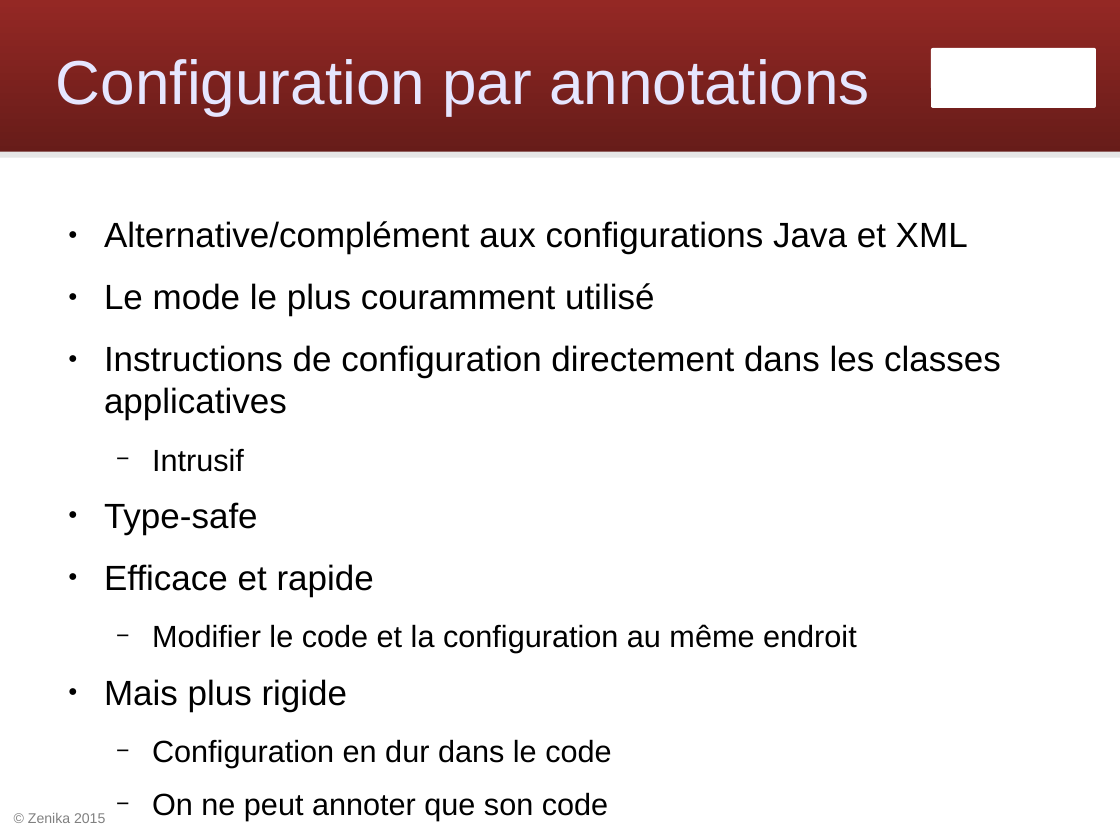
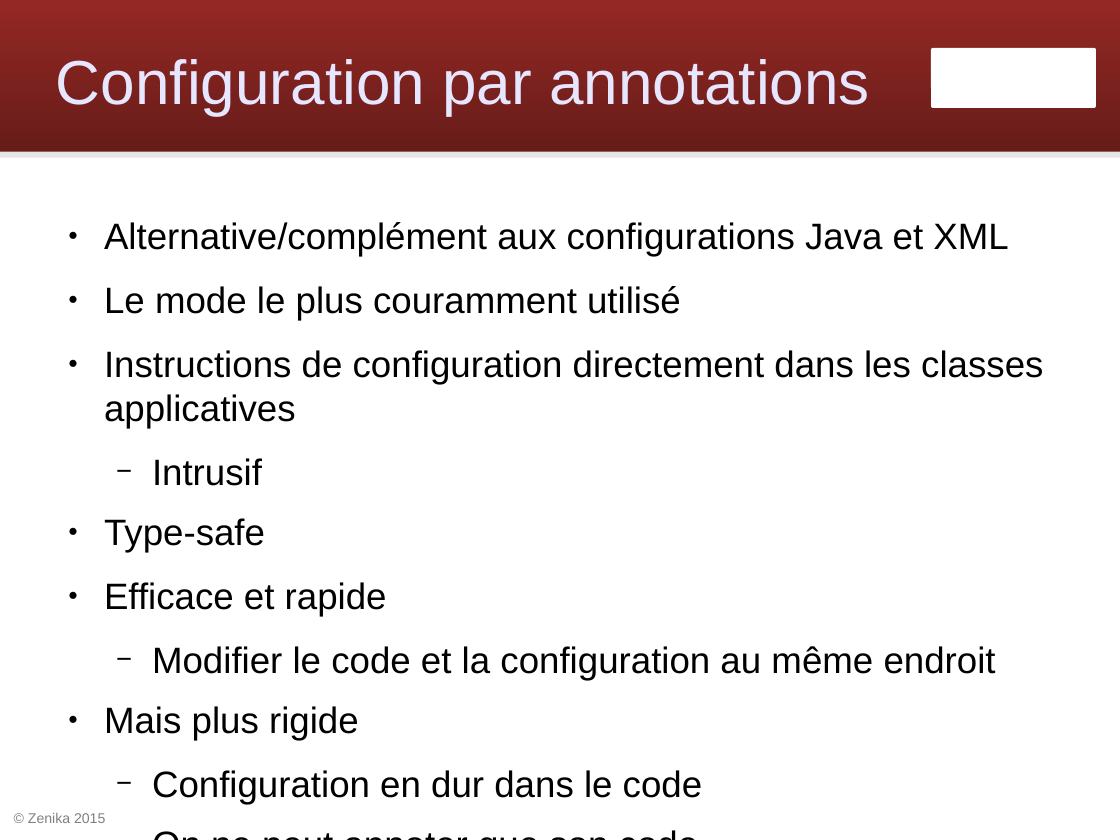
Before and after one commit to Zenika/workshop-spring-core, a slide deck: slide 32 of spring-workshop.odp (slide 31 before the commit). Drawn at 1120x840 pixels with LibreOffice and Linux fonts; fonts in the diff are those of the drawing; background and template pictures are left out. Boxes give left, top, right and bottom in pixels: in the first picture for what was removed or moved away, otherwise in the second. Text is boxed around its words. In the diff, an @@ line names an element or a change of style, - is before the commit and + after.

Commit message:
Utiliser config Java pour les annotations

```diff
--- a/spring-workshop.odp
+++ b/spring-workshop.odp
@@ text "Alternative/complément aux configurations Java et ..." at box(104, 222, 1043, 804): size 24.8 to 26 pt in "Alternative/complément aux configurations Java et XML", "Le mode le plus couramment utilisé", "Instructions de configuration directement dans les classes ...", "Type-safe" and 2 more places; size 21.7 to 26 pt in "Intrusif", "Modifier le code et la configuration au ...", "Configuration en dur dans le code", "On ne peut annoter que son code" @@
```
Also in this commit, not shown: 8 other slides changed, 7 slides removed, 10 other files.
